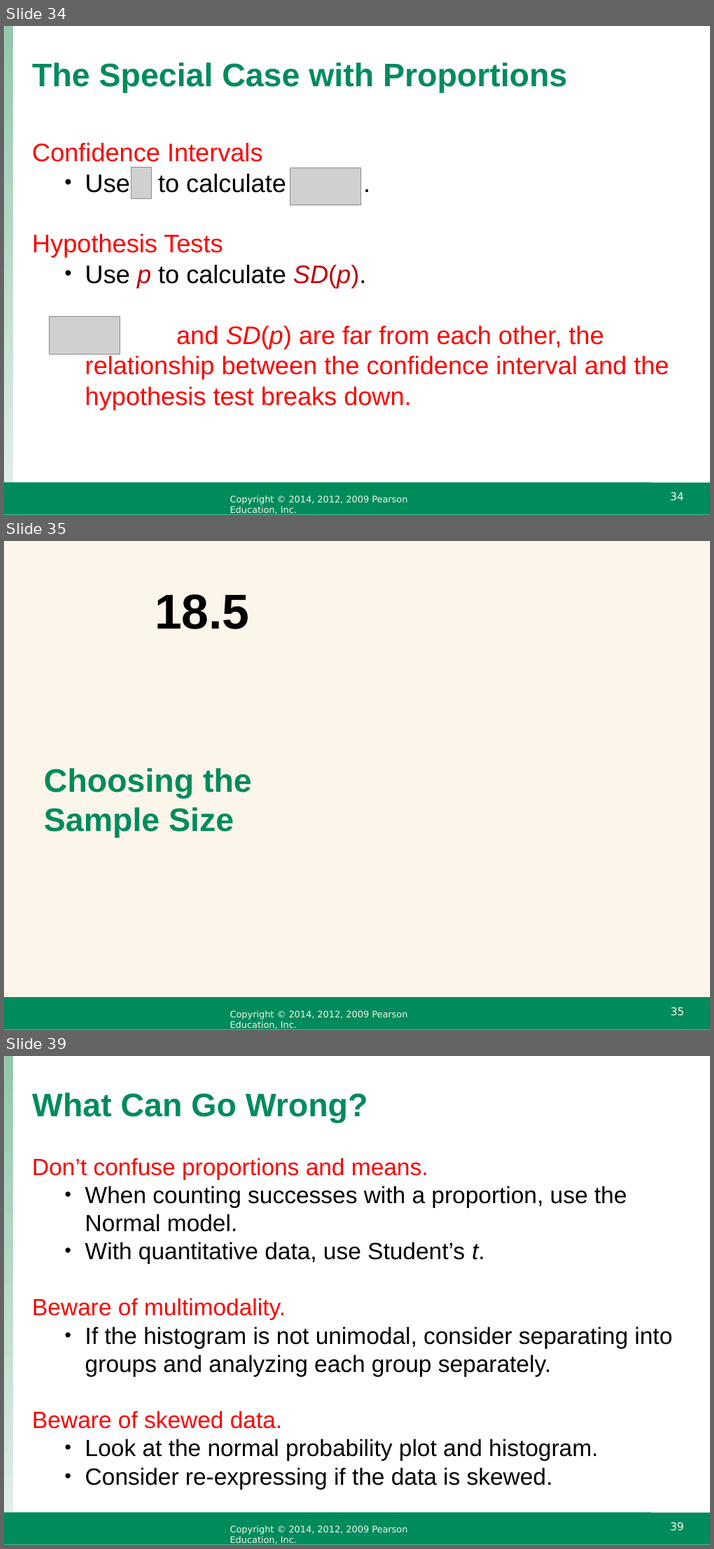
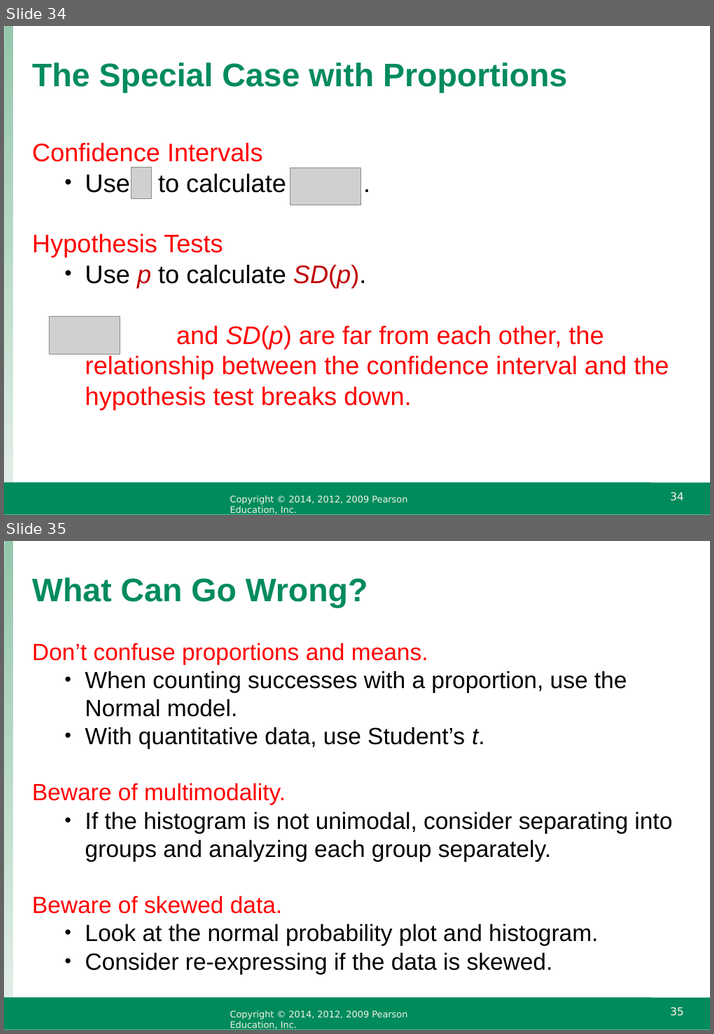
Before and after one commit to raffled/STAT111, a slide deck: week5/IS4_ppt_chapter18.odp. Shown one above the other, each under a label of ours: slides 34, 35 and 39 before the commit, slides 34 and 35 after it; the slides between them are not shown. The pictures are 714x1549 and 714x1034 pixels, drawn with LibreOffice and Linux fonts; fonts in the diff are those of the drawing; grey boxes stand for pictures; background and template pictures are left out. Boxes give left, top, right and bottom in pixels: in the first picture for what was removed or moved away, otherwise in the second. Text is boxed around its words. In the diff, an @@ line names an element or a change of style, - is before the commit and + after.

```diff
--- a/week5/IS4_ppt_chapter18.odp
+++ b/week5/IS4_ppt_chapter18.odp
@@ slide 35 removed at (4,541,710,1030), background #FBF5EA; not listed: 3 template elements that a slide beside it also shows @@
@@ title removed at (154,594,250,629) @@
-18.5
@@ text removed at (44,768,252,838) @@
-Choosing the Sample Size
@@ what was slide 39 is now slide 35 @@
@@ page number at (670,1006,684,1016): text changed @@
-39
+35
```
Also in this commit, not shown: 3 slides changed, 3 other slides removed, 5 other files.
